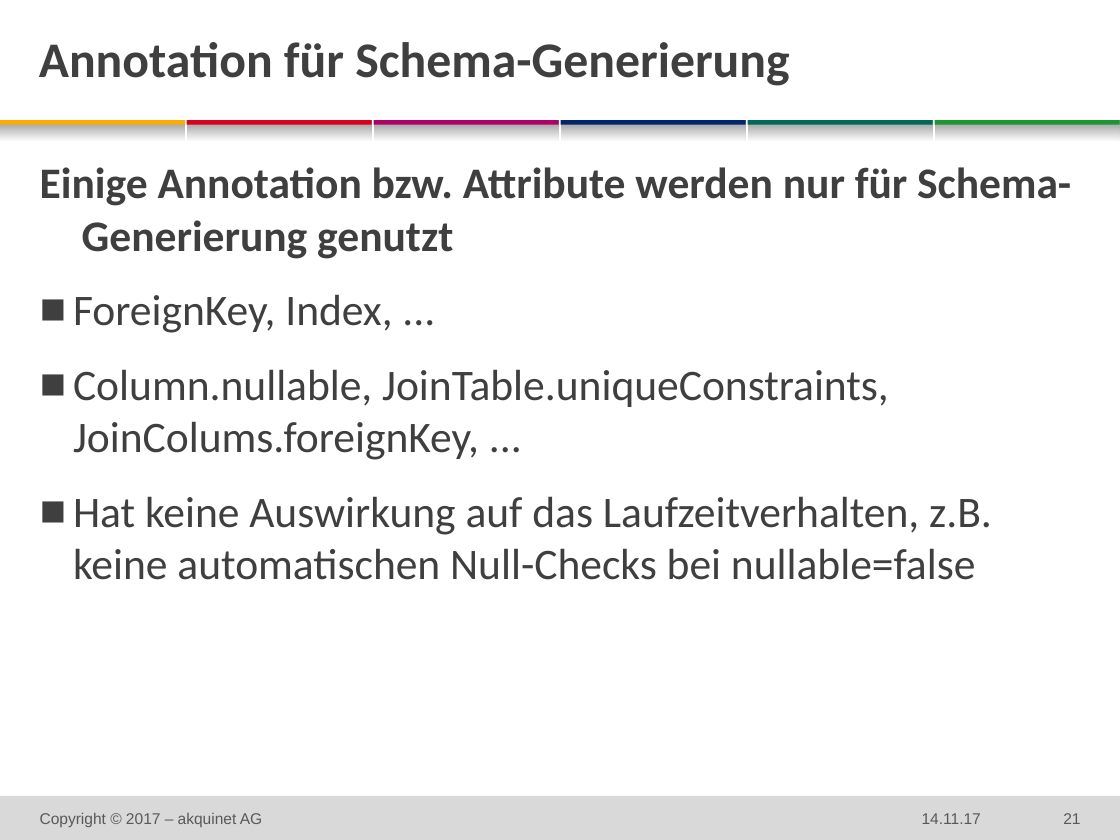
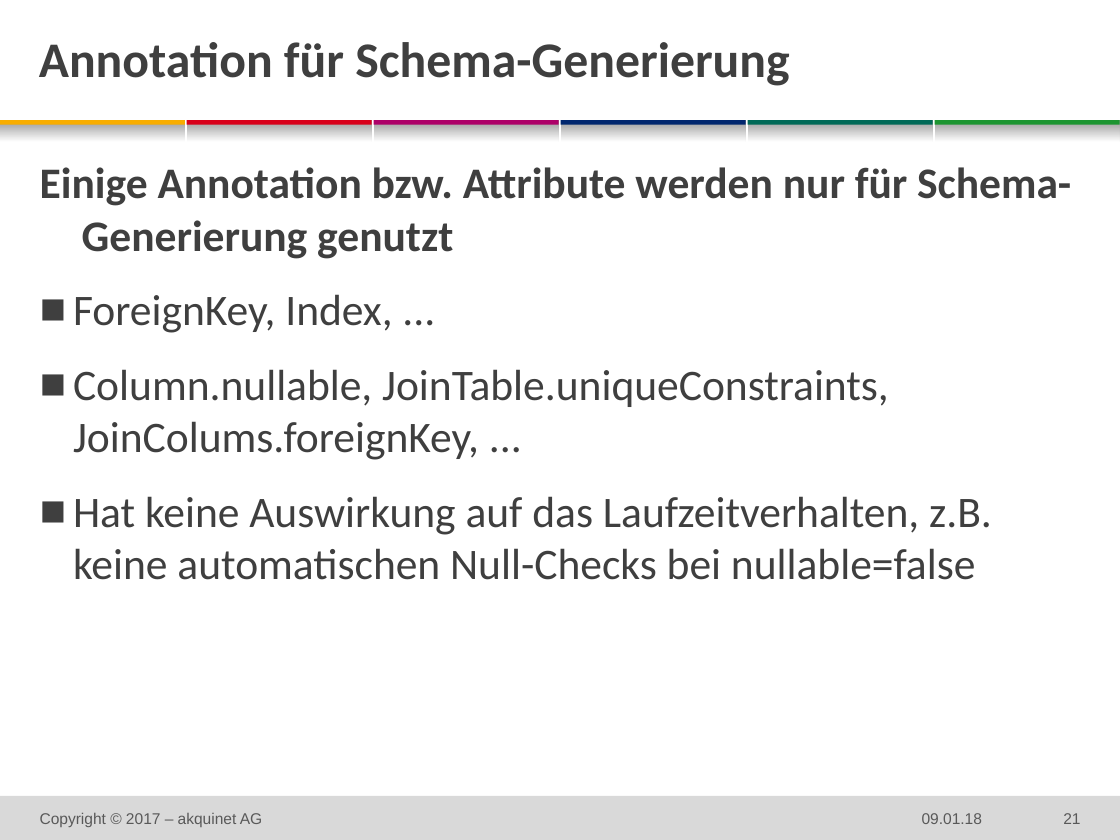
Before and after one commit to techatspree/jpapitfalls, a slide deck: slide 21 of 2018-01-09-DF-JPA-Pitfalls.pptx. Drawn at 1120x840 pixels with LibreOffice and Linux fonts; fonts in the diff are those of the drawing; background and template pictures are left out. Boxes give left, top, right and bottom in pixels: in the first picture for what was removed or moved away, otherwise in the second. Text is boxed around its words. In the diff, an @@ line names an element or a change of style, - is before the commit and + after.

```diff
--- a/2018-01-09-DF-JPA-Pitfalls.pptx
+++ b/2018-01-09-DF-JPA-Pitfalls.pptx
@@ text at bbox=[922, 813, 982, 824]: text changed @@
-14.11.17
+09.01.18
```
Also in this commit, not shown: 19 other slides changed.
